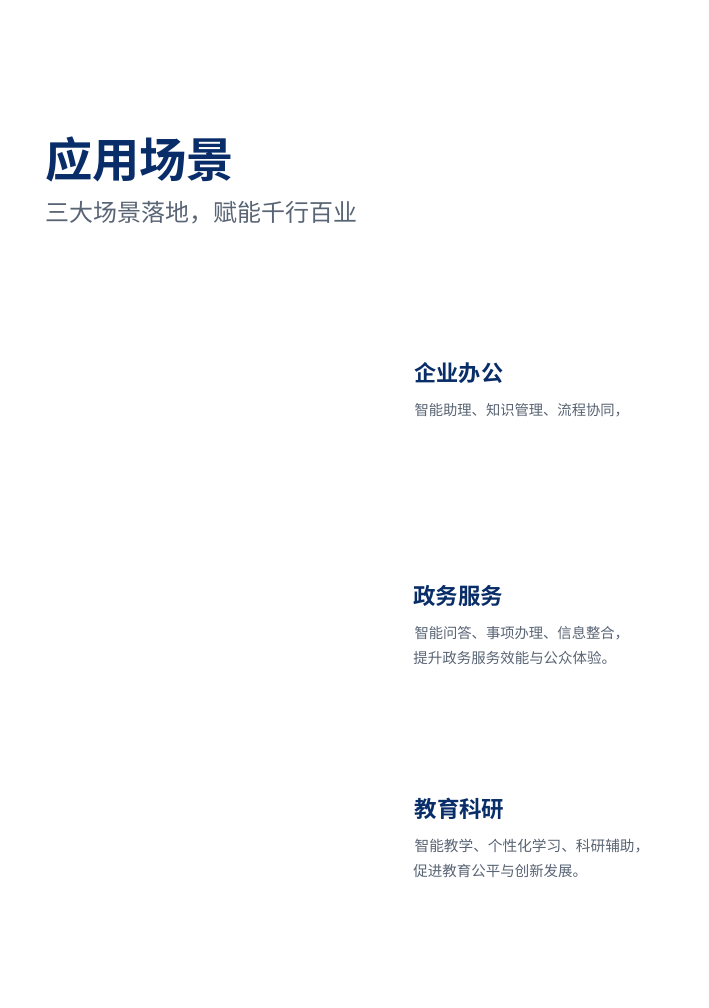
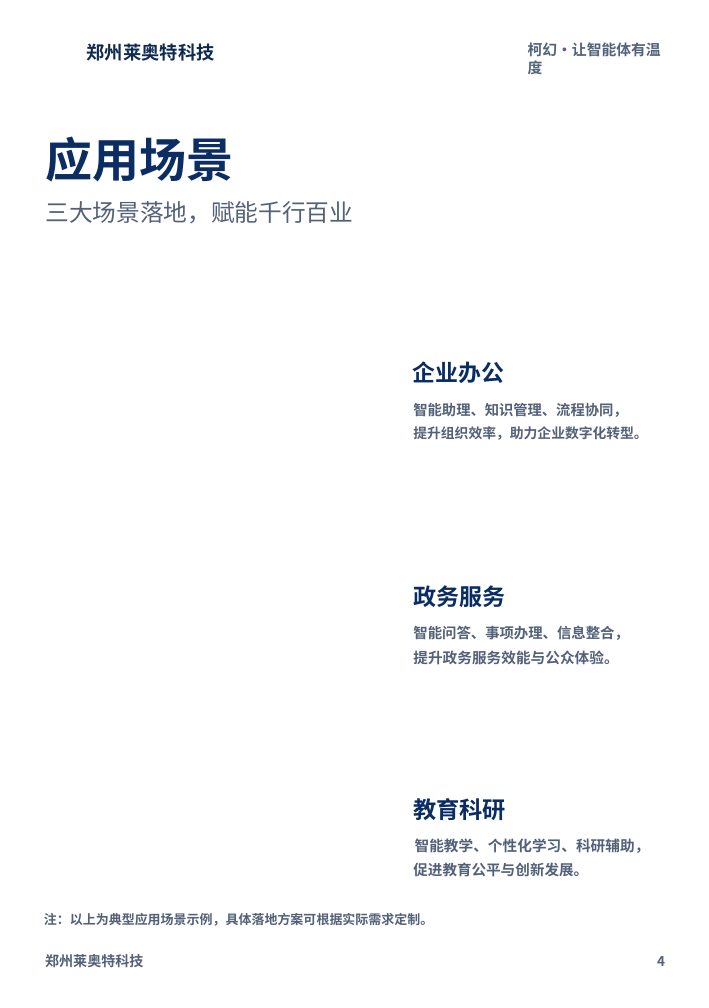
Before and after one commit to xiaoguo96/pdf2pptx, a slide deck: slide 7 of samples/output_测试3_editable.pptx. Drawn at 709x1008 pixels with LibreOffice and Linux fonts; fonts in the diff are those of the drawing; background and template pictures are left out. Boxes give left, top, right and bottom in pixels: in the first picture for what was removed or moved away, otherwise in the second. Text is boxed around its words. In the diff, an @@ line names an element or a change of style, - is before the commit and + after.

```diff
--- a/samples/output_测试3_editable.pptx
+++ b/samples/output_测试3_editable.pptx
@@ text added at bbox=[87, 43, 215, 61], 21.9 pt, text #10294F, bold @@
+郑州莱奥特科技
@@ text added at bbox=[528, 42, 661, 77], 17.8 pt, text #52637A, bold @@
+柯幻·让智能体有温度
@@ text "应用场景" at bbox=[46, 136, 234, 182]: size 56.8 to 56.5 pt, text colour #082D68 to #0B2D63 @@
@@ text "三大场景落地，赋能千行百业" at bbox=[46, 201, 354, 223]: size 28.8 to 28.5 pt, text colour #596474 to #536178 @@
@@ text "企业办公" at bbox=[413, 361, 504, 383]: size 26.6 to 27.5 pt, text colour #082D68 to #092C63 @@
@@ text "智能助理、知识管理、流程协同，" at bbox=[413, 403, 627, 417]: text colour #596474 to #536178, bold on @@
@@ text added at bbox=[413, 426, 647, 440], 16.6 pt, text #536178, bold @@
+提升组织效率，助力企业数字化转型。
@@ text "政务服务" at bbox=[413, 585, 505, 607]: size 27 to 27.7 pt, text colour #082D68 to #092C63 @@
@@ text "智能问答、事项办理、信息整合，" at bbox=[413, 625, 629, 640]: size 17.2 to 17.3 pt, text colour #596474 to #536178, bold on @@
@@ text "提升政务服务效能与公众体验。" at bbox=[413, 650, 618, 665]: size 17.4 to 17.6 pt, text colour #596474 to #536178, bold on @@
@@ text "教育科研" at bbox=[413, 798, 506, 820]: size 27 to 27.9 pt, text colour #082D68 to #092C63 @@
@@ text "智能教学、个性化学习、科研辅助，" at bbox=[415, 838, 650, 853]: text colour #596474 to #536178, bold on @@
@@ text "促进教育公平与创新发展。" at bbox=[413, 862, 588, 877]: size 17.4 to 17.5 pt, text colour #596474 to #536178, bold on @@
@@ text added at bbox=[44, 913, 433, 926], 15.6 pt, text #536178, bold @@
+注：以上为典型应用场景示例，具体落地方案可根据实际需求定制。
@@ text added at bbox=[45, 954, 143, 967], 16.9 pt, text #536178, bold @@
+郑州莱奥特科技
@@ text added at bbox=[657, 956, 665, 966], 16.2 pt, text #536178, bold @@
+4
```
Also in this commit, not shown: 7 other slides changed, 2 slides added, 2 slides removed, 26 other files.
